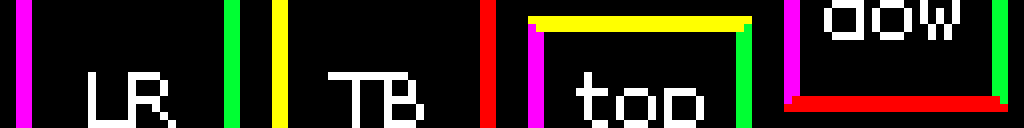
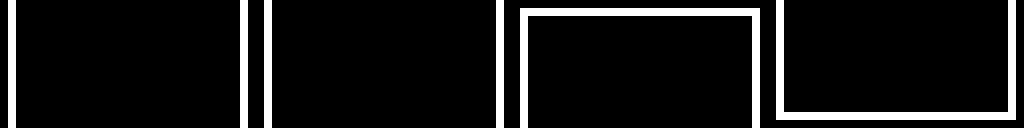
Layered file, before and after one edit (w=1024, h=128). Changes by layer:
hid "dow" over [824, 0, 960, 40]
hid "top" over [576, 72, 704, 128]
hid "TB" over [328, 72, 424, 128]
hid "LR" over [88, 72, 176, 128]
added layer "1px border" above "test_border Kopie" over [8, 0, 1016, 128]
hid "test_border" over [16, 0, 1008, 128]
